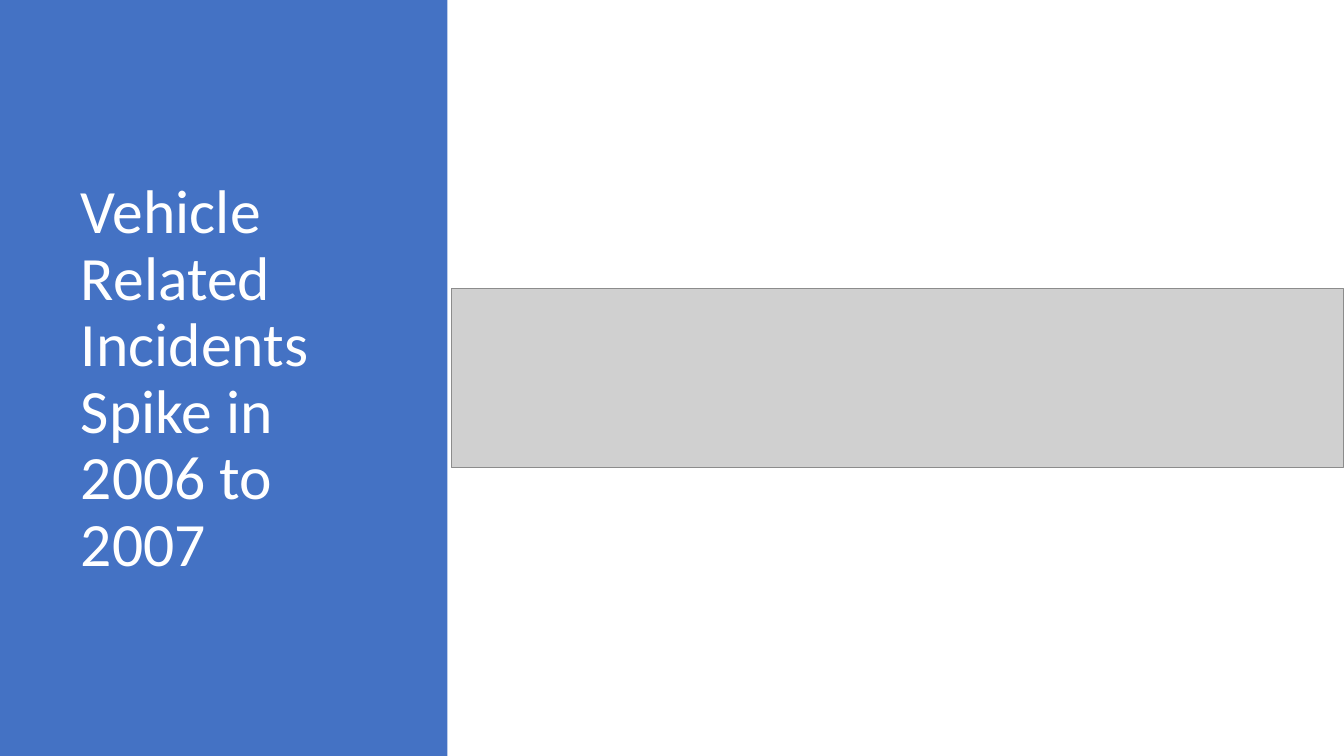
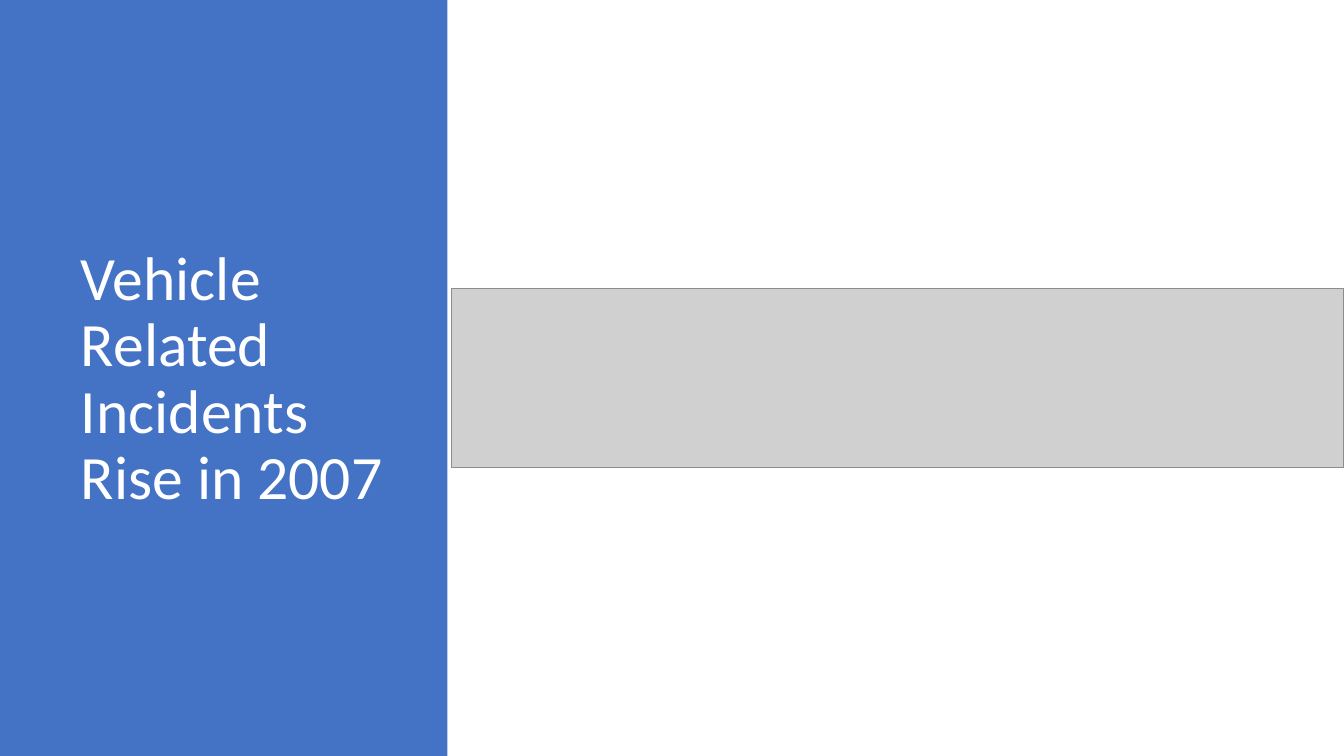
Before and after one commit to mjgood4/firstrespondersites, a slide deck: slide 3 of Exploratory Data Analysis.pptx. Drawn at 1344x756 pixels with LibreOffice and Linux fonts; fonts in the diff are those of the drawing; grey boxes stand for pictures. Boxes give left, top, right and bottom in pixels: in the first picture for what was removed or moved away, otherwise in the second. Text is boxed around its words. In the diff, an @@ line names an element or a change of style, - is before the commit and + after.

```diff
--- a/Exploratory Data Analysis.pptx
+++ b/Exploratory Data Analysis.pptx
@@ title at [81, 257, 382, 500]: text changed @@
-Vehicle Related Incidents Spike in 2006 to 2007
+Vehicle Related Incidents Rise in 2007
```
Also in this commit, not shown: 5 other slides changed, 1 slide added, 1 slide removed.
